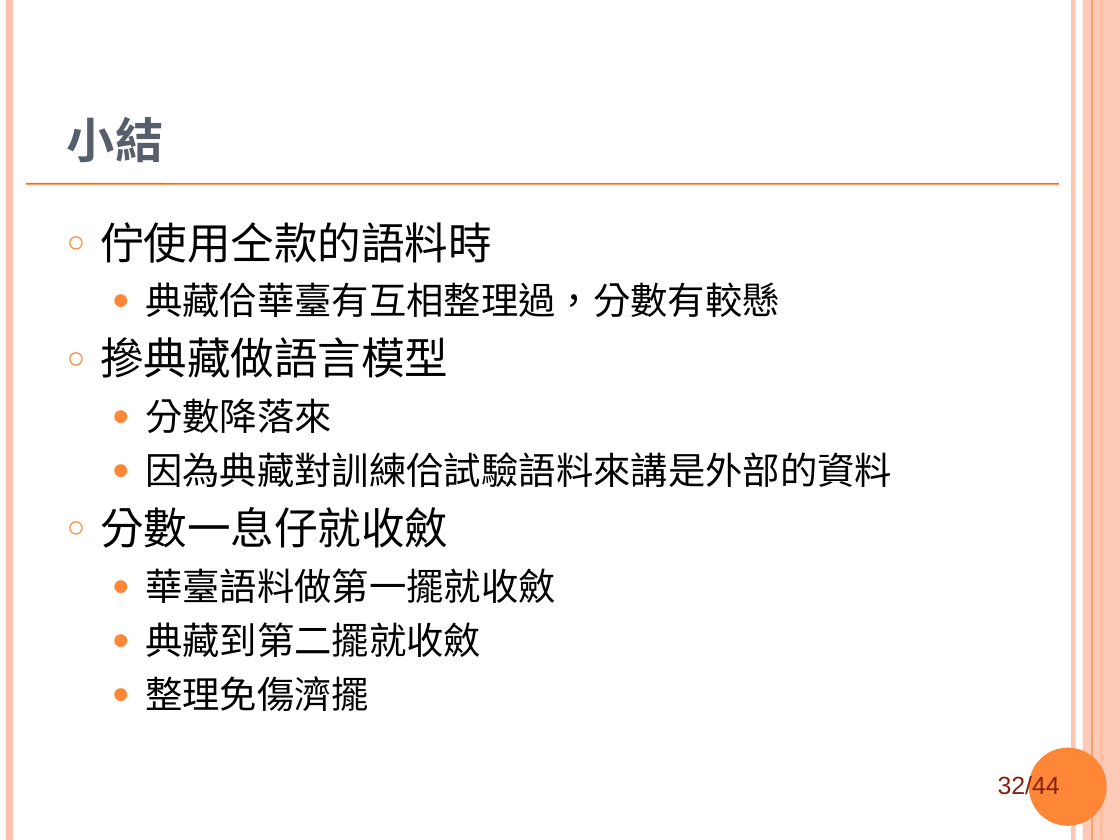
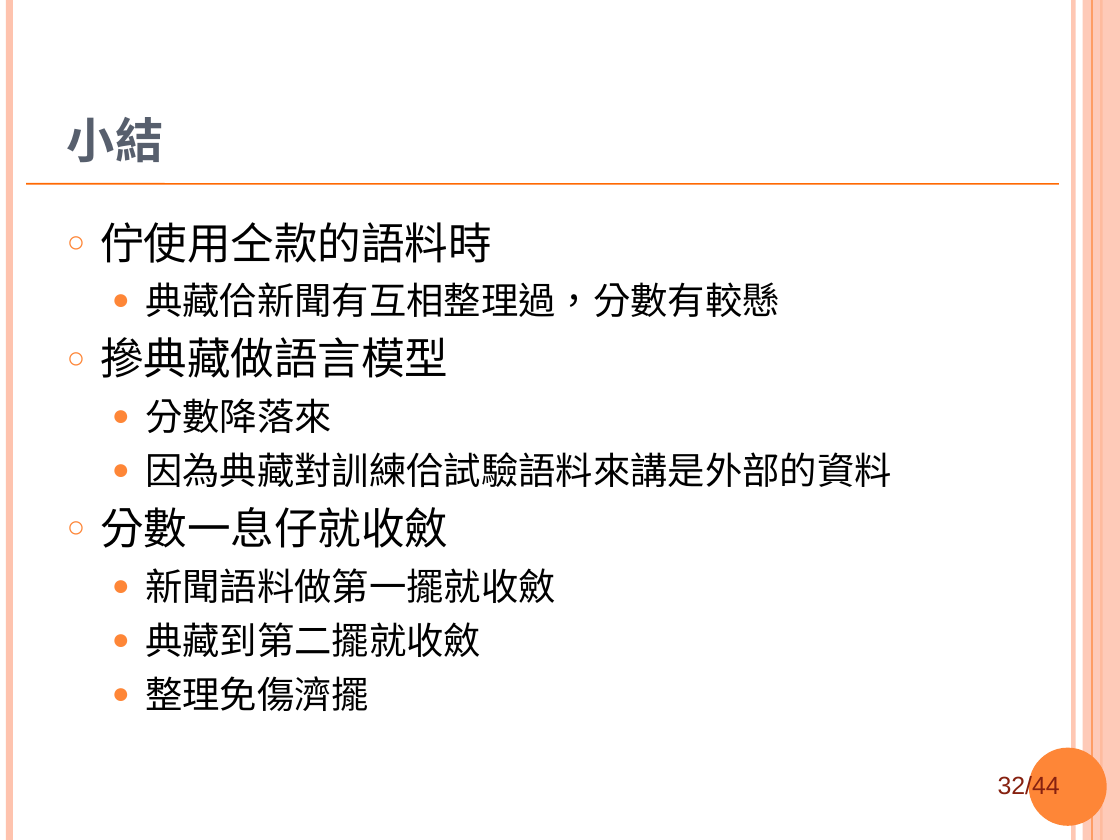
Before and after one commit to sih4sing5hong5/po3-ko3_tau5-iann2-phinn3, a slide deck: slide 32 of 翻譯報告.ppt. Drawn at 1120x840 pixels with LibreOffice and Linux fonts; fonts in the diff are those of the drawing; background and template pictures are left out. Boxes give left, top, right and bottom in pixels: in the first picture for what was removed or moved away, otherwise in the second. Text is boxed around its words. In the diff, an @@ line names an element or a change of style, - is before the commit and + after.

```diff
--- a/翻譯報告.ppt
+++ b/翻譯報告.ppt
@@ text at box(145, 282, 780, 317): text changed @@
-  ● 典藏佮華臺有互相整理過，分數有較懸
+  ● 典藏佮新聞有互相整理過，分數有較懸
@@ text at box(145, 568, 556, 603): text changed @@
-  ● 華臺語料做第一擺就收斂
+  ● 新聞語料做第一擺就收斂
```
Also in this commit, not shown: 15 other slides changed.
